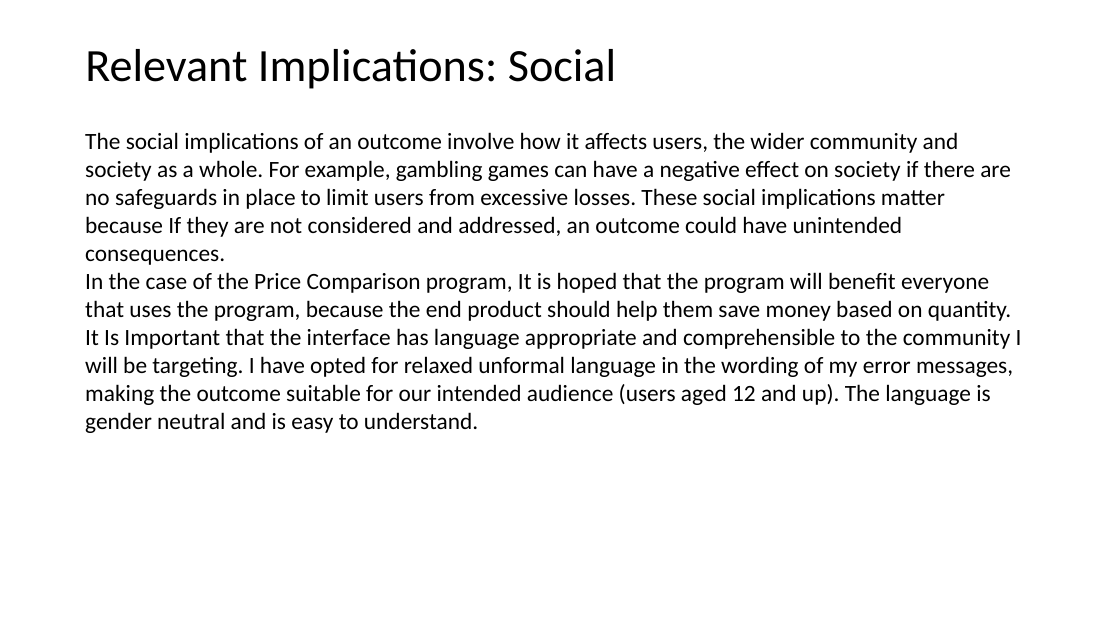
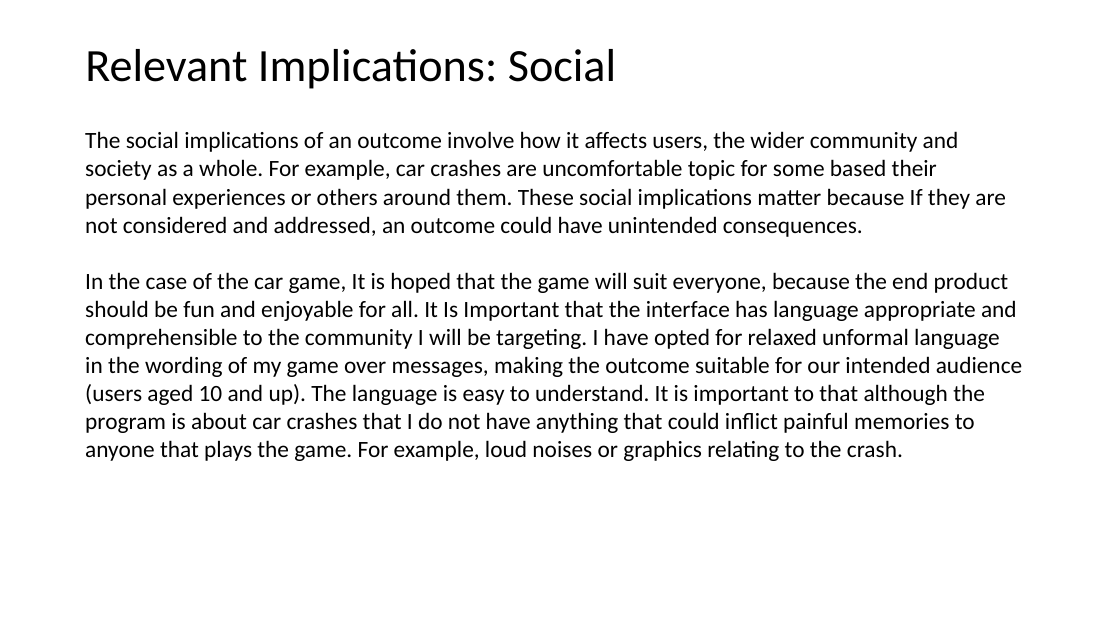
Before and after one commit to SmitieC/Assessment, a slide deck: slide 6 of 3.7 and 3.8 Documentation Template (1).pptx. Drawn at 1120x630 pixels with LibreOffice and Linux fonts; fonts in the diff are those of the drawing. Boxes give left, top, right and bottom in pixels: in the first picture for what was removed or moved away, otherwise in the second. Text is boxed around its words. In the diff, an @@ line names an element or a change of style, - is before the commit and + after.

```diff
--- a/3.7 and 3.8 Documentation Template (1).pptx
+++ b/3.7 and 3.8 Documentation Template (1).pptx
@@ text at [85, 131, 1022, 461]: text changed @@
-The social implications of an outcome involve how it affects users, the wider community and society as a whole. For example, gambling games can have a negative effect on society if there are no safeguards in place to limit users from excessive losses. These social implications matter because If they are not considered and addressed, an outcome could have unintended consequences.
-In the case of the Price Comparison program, It is hoped that the program will benefit everyone that uses the program, because the end product should help them save money based on quantity. It Is Important that the interface has language appropriate and comprehensible to the community I will be targeting. I have opted for relaxed unformal language in the wording of my error messages, making the outcome suitable for our intended audience (users aged 12 and up). The language is gender neutral and is easy to understand.
+The social implications of an outcome involve how it affects users, the wider community and society as a whole. For example, car crashes are uncomfortable topic for some based their personal experiences or others around them. These social implications matter because If they are not considered and addressed, an outcome could have unintended consequences.
+In the case of the car game, It is hoped that the game will suit everyone, because the end product should be fun and enjoyable for all. It Is Important that the interface has language appropriate and comprehensible to the community I will be targeting. I have opted for relaxed unformal language in the wording of my game over messages, making the outcome suitable for our intended audience (users aged 10 and up). The language is easy to understand. It is important to that although the program is about car crashes that I do not have anything that could inflict painful memories to anyone that plays the game. For example, loud noises or graphics relating to the crash.
```
Also in this commit, not shown: 9 other slides changed, 23 slides added, 8 other files.
